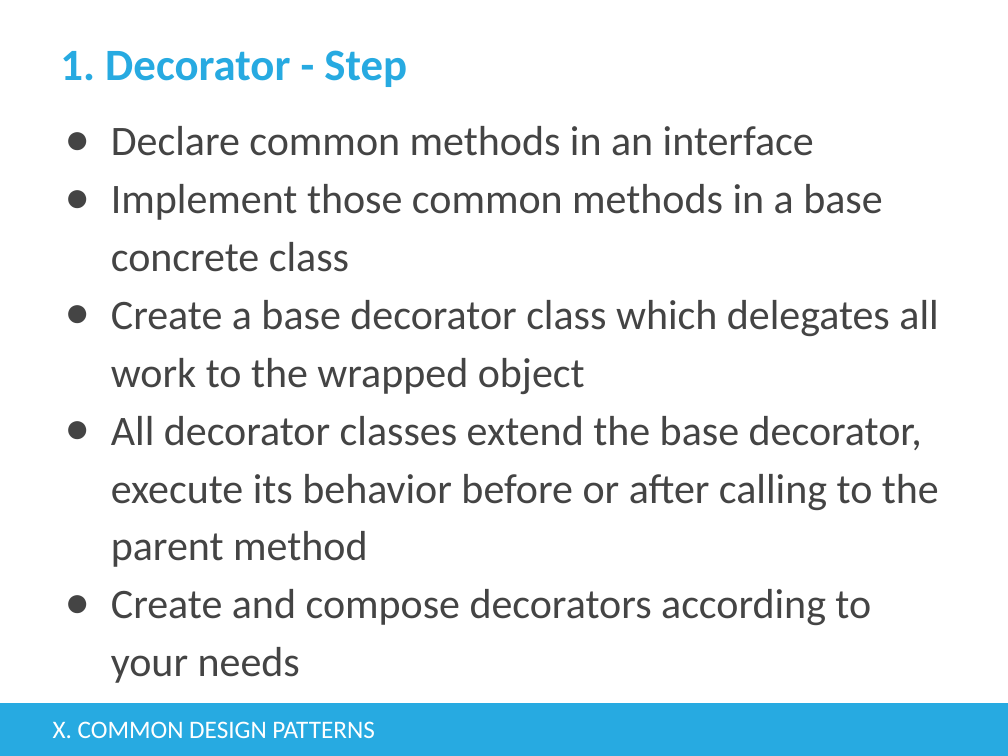
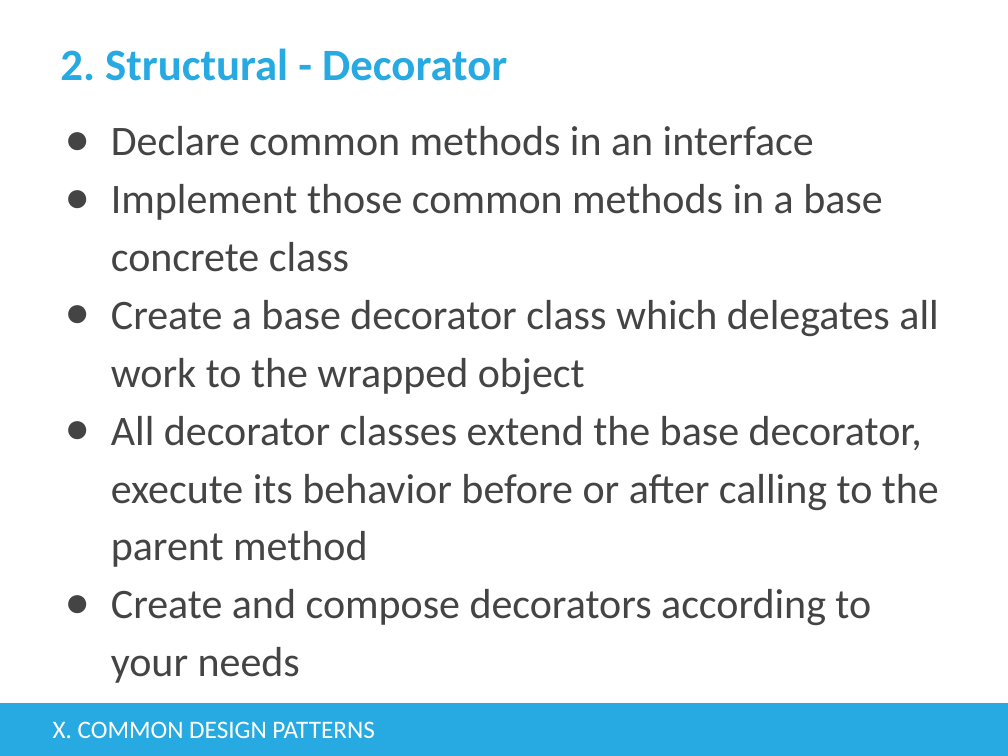
Before and after one commit to tienphat14/java-exercise, a slide deck: slide 103 of src/main/resources/Basic Java.pptx (slide 86 before the commit). Drawn at 1008x756 pixels with LibreOffice and Linux fonts; fonts in the diff are those of the drawing; background and template pictures are left out. Boxes give left, top, right and bottom in pixels: in the first picture for what was removed or moved away, otherwise in the second. Text is boxed around its words. In the diff, an @@ line names an element or a change of style, - is before the commit and + after.

```diff
--- a/src/main/resources/Basic Java.pptx
+++ b/src/main/resources/Basic Java.pptx
@@ title at (60,48,507,81): text changed @@
-1. Decorator - Step
+2. Structural - Decorator
```
Also in this commit, not shown: 9 other slides changed, 19 slides added, 24 other files.
